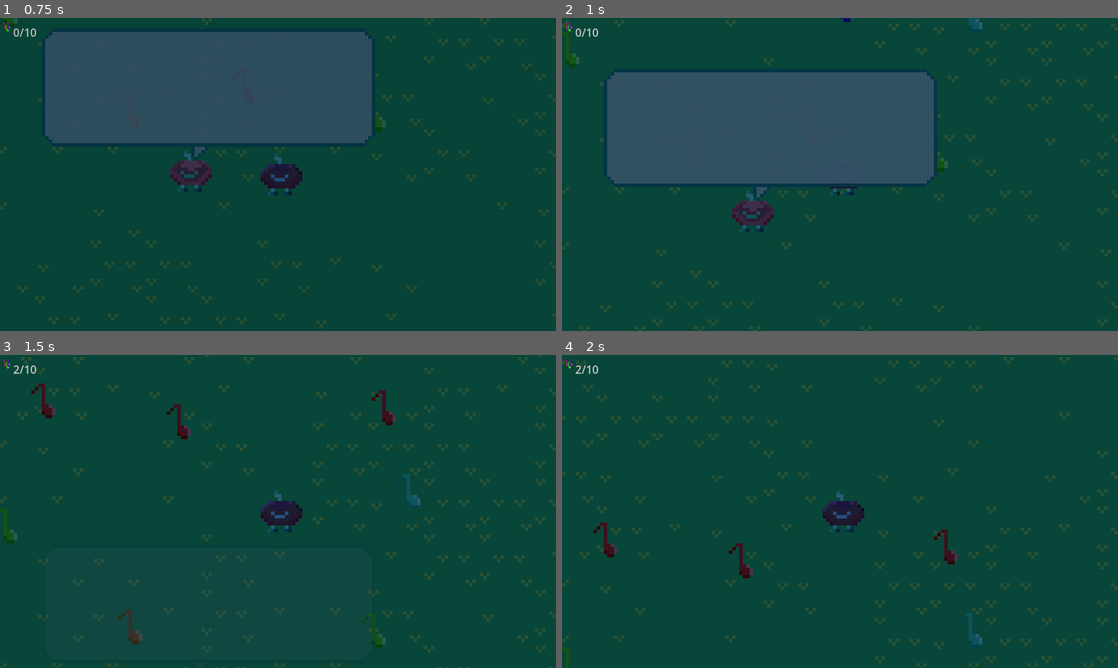
Above: before the commit, frames 1-4 (two rows, left to right).
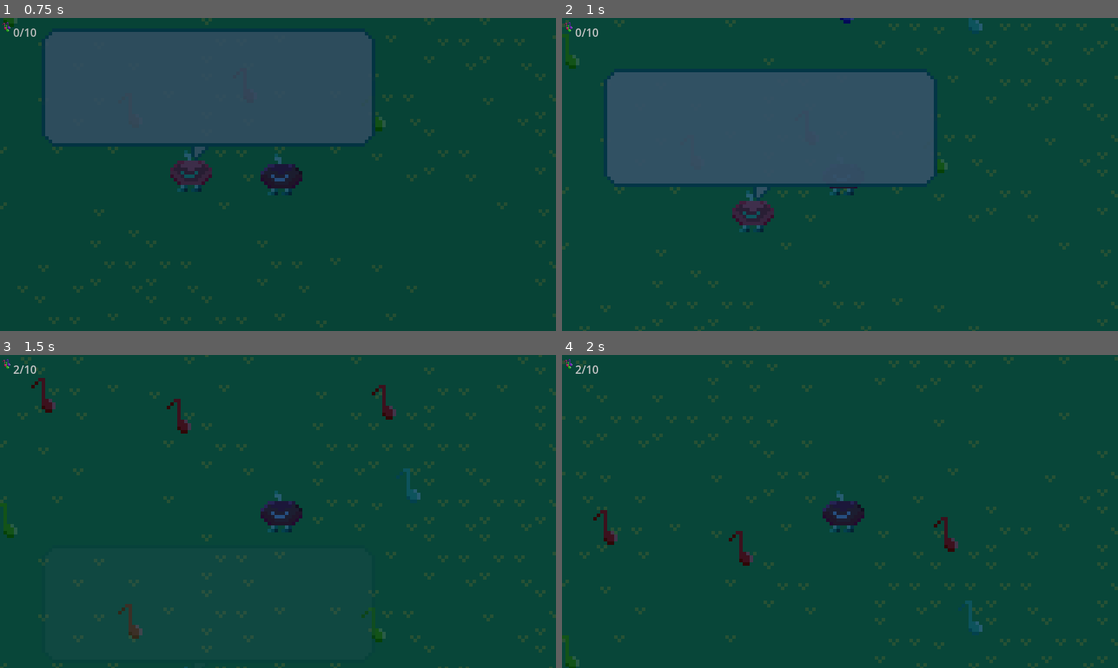
Above: after the commit, the same moments.

Repository: Nartynka/CD-game
Game: Godot game, scene res://World.tscn
The game is run twice, just before and just after one commit, with the same random seed, the same clock (stepped at 60 frames per second) and the same inputs.
Inputs:
- Up to frame 1 (0.75 s): hold Up (ui_up) from 0.53 s (still down)
- Up to frame 2 (1 s): keep holding Up (ui_up); tap Space (ui_accept) at 0.77 s
- Up to frame 3 (1.5 s): keep holding Up (ui_up)
- Up to frame 4 (2 s): keep holding Up (ui_up); tap Space (ui_accept) at 1.52 s

Frame 1 is identical in both runs. In frame 2, less than 0.1% of the frame differs, in the area x 0-76%, y 0-50%; in frame 3, 0.9%; in frame 4, 0.9%, in the area x 0-76%, y 49-100%.

Commit message:
Fix notes animation

Diff:
--- a/Note/Note.tscn
+++ b/Note/Note.tscn
@@ -1,60 +1,65 @@
-[gd_scene load_steps=6 format=2]
+[gd_scene load_steps=7 format=3 uid="uid://8111uri7shmf"]
 
-[ext_resource path="res://assets/nutki.png" type="Texture2D" id=1]
-[ext_resource path="res://Note/Note.gd" type="Script" id=2]
+[ext_resource type="Texture2D" uid="uid://xevla5kcivcm" path="res://assets/nutki.png" id="1"]
+[ext_resource type="Script" path="res://Note/Note.gd" id="2"]
 
-[sub_resource type="Animation" id=1]
+[sub_resource type="Animation" id="1"]
 length = 0.001
 tracks/0/type = "value"
+tracks/0/imported = false
+tracks/0/enabled = true
 tracks/0/path = NodePath("Sprite2D:position")
 tracks/0/interp = 1
 tracks/0/loop_wrap = true
+tracks/0/keys = {
+"times": PackedFloat32Array(0),
+"transitions": PackedFloat32Array(1),
+"update": 0,
+"values": [Vector2(0, 0)]
+}
+
+[sub_resource type="Animation" id="2"]
+resource_name = "anim"
+length = 2.0
+loop_mode = 1
+tracks/0/type = "value"
 tracks/0/imported = false
 tracks/0/enabled = true
-tracks/0/keys = {
-"times": PackedFloat32Array( 0 ),
-"transitions": PackedFloat32Array( 1 ),
-"update": 0,
-"values": [ Vector2( 0, 0 ) ]
-}
-
-[sub_resource type="Animation" id=2]
-resource_name = "anim"
-length = 2.0
-loop = true
-tracks/0/type = "value"
 tracks/0/path = NodePath("Sprite2D:position")
 tracks/0/interp = 1
 tracks/0/loop_wrap = true
-tracks/0/imported = false
-tracks/0/enabled = true
 tracks/0/keys = {
-"times": PackedFloat32Array( 0, 1 ),
-"transitions": PackedFloat32Array( -2, -2 ),
+"times": PackedFloat32Array(0, 1),
+"transitions": PackedFloat32Array(-2, -2),
 "update": 0,
-"values": [ Vector2( 0, -2 ), Vector2( 0, 2 ) ]
+"values": [Vector2(0, -2), Vector2(0, 2)]
 }
 
-[sub_resource type="CircleShape2D" id=3]
+[sub_resource type="AnimationLibrary" id="AnimationLibrary_cbvvq"]
+_data = {
+"RESET": SubResource("1"),
+"anim": SubResource("2")
+}
+
+[sub_resource type="CircleShape2D" id="3"]
 radius = 15.0
 
 [node name="Note" type="Area2D"]
-script = ExtResource( 2 )
-__meta__ = {
-"_edit_group_": true
+script = ExtResource("2")
+
+[node name="AnimationPlayer" type="AnimationPlayer" parent="."]
+process_mode = 3
+autoplay = "anim"
+libraries = {
+"": SubResource("AnimationLibrary_cbvvq")
 }
 
-[node name="AnimationPlayer" type="AnimationPlayer" parent="."]
-autoplay = "anim"
-anims/RESET = SubResource( 1 )
-anims/anim = SubResource( 2 )
-
 [node name="Sprite2D" type="Sprite2D" parent="."]
-texture = ExtResource( 1 )
+texture = ExtResource("1")
 hframes = 10
 
 [node name="CollisionShape2D" type="CollisionShape2D" parent="."]
-position = Vector2( 0, 0.253107 )
-shape = SubResource( 3 )
+position = Vector2(0, 0.253107)
+shape = SubResource("3")
 
 [connection signal="body_entered" from="." to="." method="_on_Note_body_entered"]
Not shown: 1 places in World.tscn that only renumber resources
